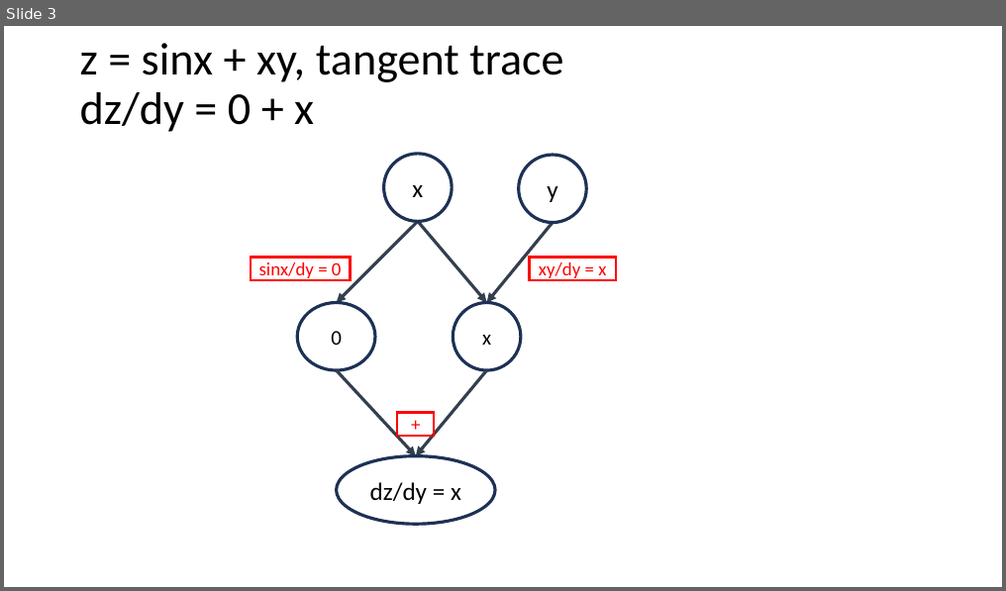
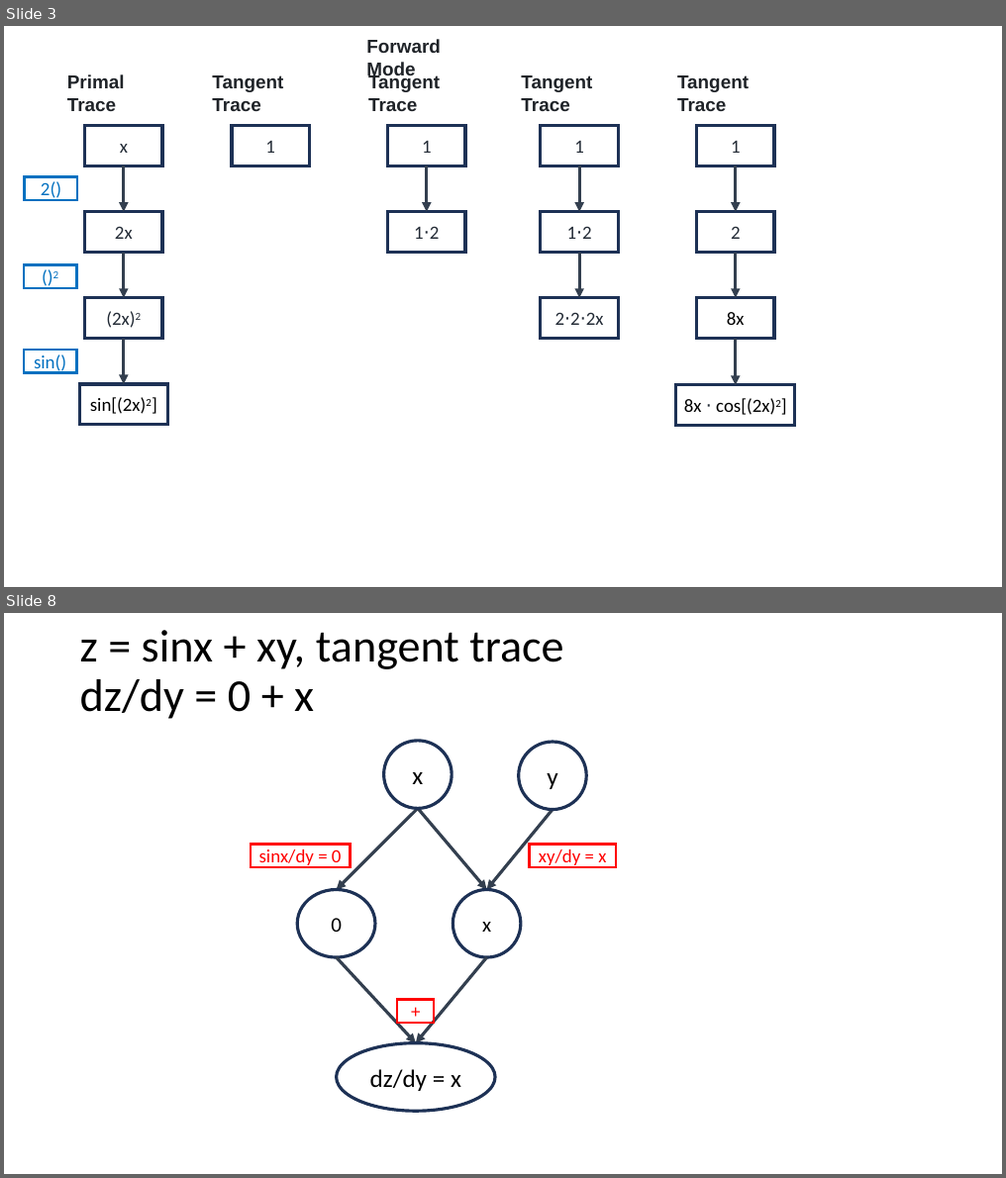
Before and after one commit to mincongzhang/AAD, a slide deck: AAD_Backward.pptx. Shown one above the other, each under a label of ours: slide 3 before the commit, slides 3 and 8 after it; the slides between them are not shown. The pictures are 1006x591 and 1006x1178 pixels, drawn with LibreOffice and Linux fonts; fonts in the diff are those of the drawing. Boxes give left, top, right and bottom in pixels: in the first picture for what was removed or moved away, otherwise in the second. Text is boxed around its words. In the diff, an @@ line names an element or a change of style, - is before the commit and + after.

```diff
--- a/AAD_Backward.pptx
+++ b/AAD_Backward.pptx
@@ slide 3 added at bbox=[4, 26, 1002, 587], background #FFFFFF @@
@@ text added at bbox=[366, 39, 440, 79], 18 pt, text #1F2328, bold @@
+Forward Mode
@@ text added at bbox=[67, 75, 125, 111], 18 pt, text #1F2328, bold @@
+Primal Trace
@@ text added at bbox=[212, 76, 283, 111], 18 pt, text #1F2328, bold @@
+Tangent Trace
@@ text added at bbox=[368, 74, 440, 111], 18 pt, text #1F2328, bold @@
+Tangent Trace
@@ text added at bbox=[521, 76, 592, 111], 18 pt, text #1F2328, bold @@
+Tangent Trace
@@ text added at bbox=[677, 76, 748, 111], 18 pt, text #1F2328, bold @@
+Tangent Trace
@@ rectangle added at bbox=[85, 126, 162, 166], outline #1E3256 3 pt, 18 pt, text #222A35 @@
+x
@@ rectangle added at bbox=[232, 126, 310, 166], outline #1E3256 3 pt, 18 pt, text #222A35 @@
+1
@@ rectangle added at bbox=[388, 126, 466, 166], outline #1E3256 3 pt, 18 pt, text #222A35 @@
+1
@@ rectangle added at bbox=[541, 126, 619, 166], outline #1E3256 3 pt, 18 pt, text #222A35 @@
+1
@@ rectangle added at bbox=[696, 126, 774, 166], outline #1E3256 3 pt, 18 pt, text #222A35 @@
+1
@@ arrow added from (124, 166) to (124, 212), #333F50 3 pt @@
@@ arrow added from (427, 166) to (427, 212), #333F50 3 pt @@
@@ arrow added from (580, 166) to (580, 212), #333F50 3 pt @@
@@ arrow added from (736, 166) to (736, 212), #333F50 3 pt @@
@@ rectangle added at bbox=[24, 177, 77, 200], outline #0070C0 2.25 pt, 18 pt, text #0070C0 @@
+2()
@@ rectangle added at bbox=[85, 212, 162, 252], outline #1E3256 3 pt, 18 pt, text #222A35 @@
+2x
@@ rectangle added at bbox=[388, 212, 466, 252], outline #1E3256 3 pt, 18 pt, text #222A35 @@
+1⋅2
@@ rectangle added at bbox=[541, 212, 619, 252], outline #1E3256 3 pt, 18 pt, text #222A35 @@
+1⋅2
@@ rectangle added at bbox=[696, 212, 774, 252], outline #1E3256 3 pt, 18 pt, text #222A35 @@
+2
@@ arrow added from (124, 252) to (124, 298), #333F50 3 pt @@
@@ arrow added from (580, 252) to (580, 298), #333F50 3 pt @@
@@ arrow added from (736, 252) to (736, 298), #333F50 3 pt @@
@@ rectangle added at bbox=[24, 265, 76, 288], outline #0070C0 2.25 pt, 18 pt, text #0070C0 @@
+()2
@@ rectangle added at bbox=[85, 298, 162, 339], outline #1E3256 3 pt, 18 pt, text #222A35 @@
+(2x)2
@@ rectangle added at bbox=[541, 298, 619, 339], outline #1E3256 3 pt, 18 pt, text #222A35 @@
+2⋅2⋅2x
@@ rectangle added at bbox=[696, 298, 774, 339], outline #1E3256 3 pt, 18 pt, text #000000 @@
+8x
@@ rectangle added at bbox=[24, 350, 76, 373], outline #0070C0 2.25 pt, 18 pt, text #0070C0 @@
+sin()
@@ arrow added from (124, 339) to (124, 384), #333F50 3 pt @@
@@ arrow added from (736, 339) to (736, 385), #333F50 3 pt @@
@@ rectangle added at bbox=[79, 384, 168, 425], outline #1E3256 3 pt, 18 pt, text #000000 @@
+sin[(2x)2]
@@ rectangle added at bbox=[676, 385, 795, 426], outline #1E3256 3 pt, 18 pt, text #000000 @@
+8x ⋅ cos[(2x)2]
@@ what was slide 3 is now slide 8 @@
```
Also in this commit, not shown: 2 slides changed, 6 other slides added.
